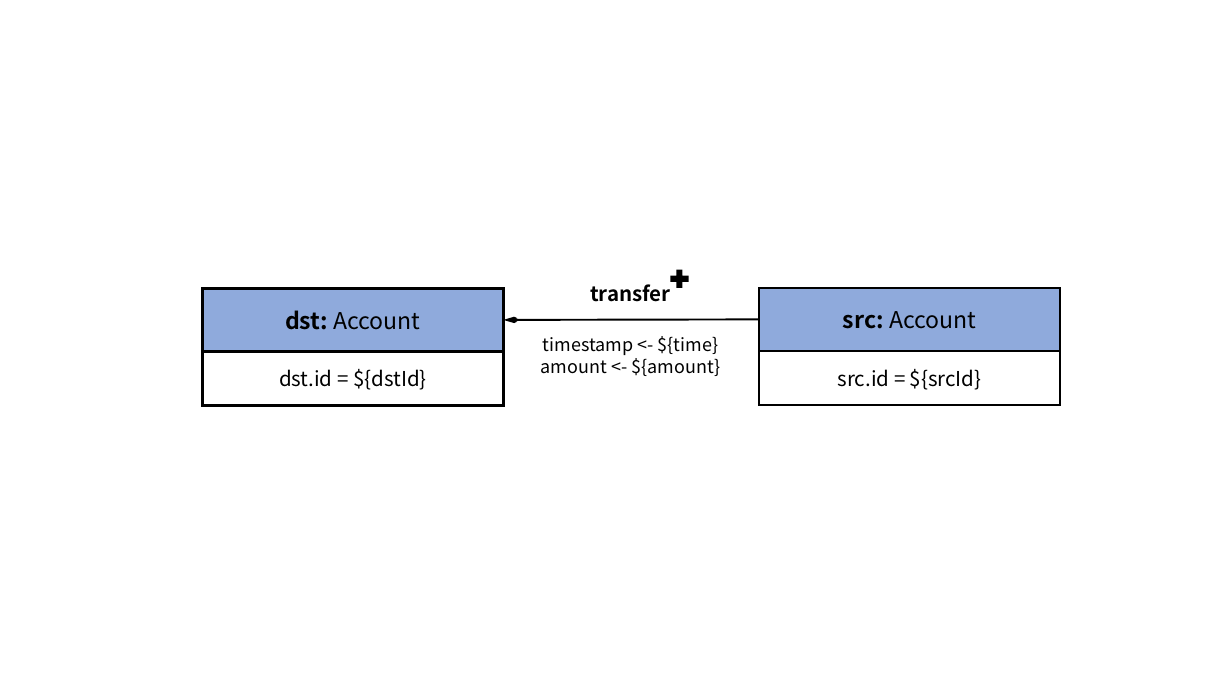
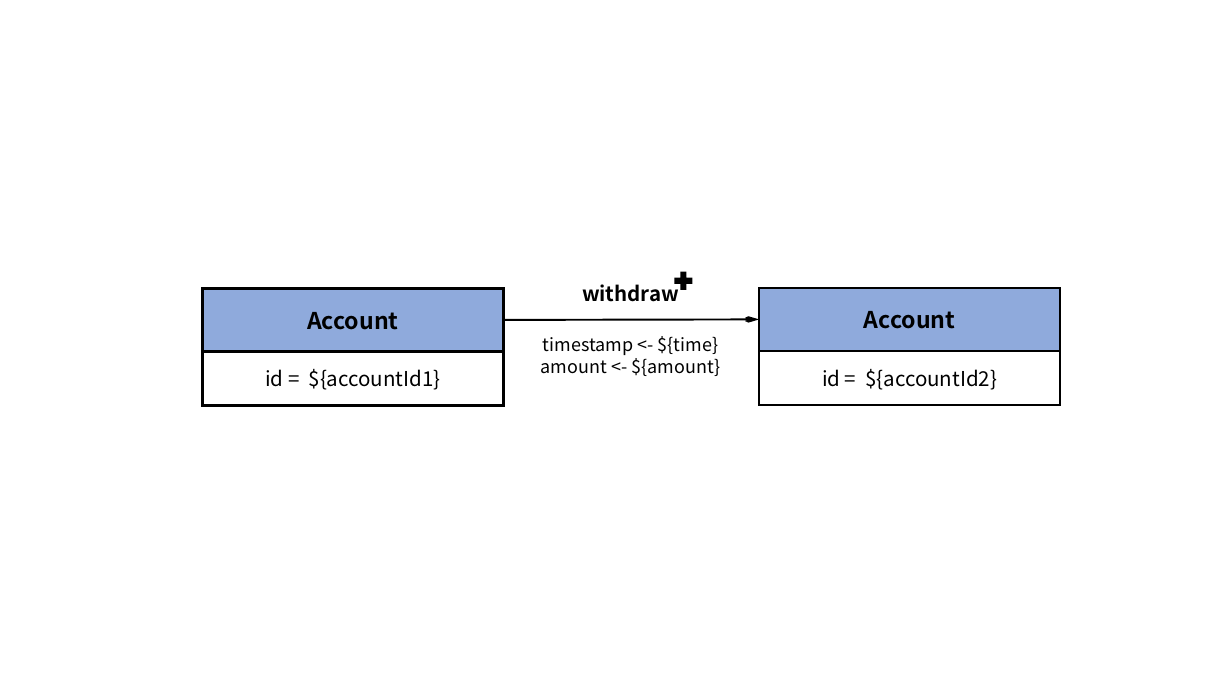
Before and after one commit to ldbc/ldbc_finbench_docs, a slide deck: slide 13 of patterns/transaction-write.pptx (slide 3 before the commit). Drawn at 1232x693 pixels with LibreOffice and Linux fonts; fonts in the diff are those of the drawing. Boxes give left, top, right and bottom in pixels: in the first picture for what was removed or moved away, otherwise in the second. Text is boxed around its words. In the diff, an @@ line names an element or a change of style, - is before the commit and + after.

```diff
--- a/patterns/transaction-write.pptx
+++ b/patterns/transaction-write.pptx
@@ text at (582,281,679,302): text changed @@
-transfer
+withdraw
@@ plus: place and size @@
-plus at (671,270,689,288)
+plus at (675,272,693,290)
@@ text in rectangle at (307,312,398,330): text changed; bold on @@
-dst: Account
+Account
@@ arrow moved from (504, 320) - (760, 320) to (760, 320) - (504, 320) @@
@@ text in rectangle at (864,311,955,329): text changed; bold on @@
-src: Account
+Account
@@ text in rectangle at (265,369,441,390): text changed @@
-dst.id = ${dstId}
+id = ${accountId1}
@@ text in rectangle at (822,369,997,390): text changed @@
-src.id = ${srcId}
+id = ${accountId2}
```
Also in this commit, not shown: 12 other slides changed, 6 slides added, 42 other files.
